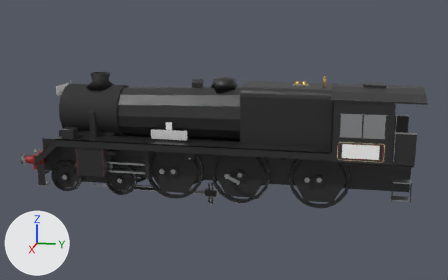
Renders of the glTF model public/models/engine_lod2.glb from each side of a commit.
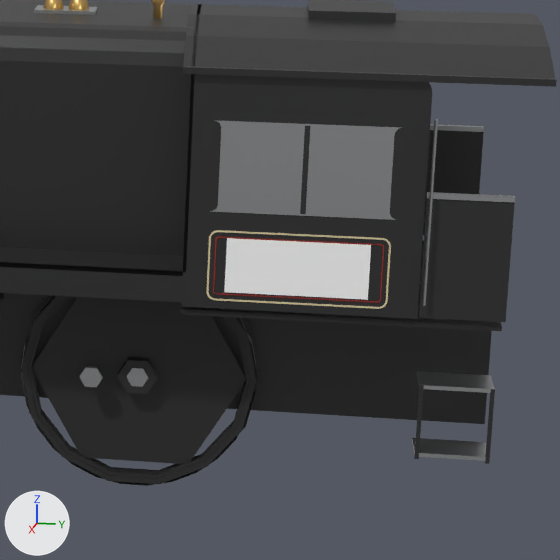
The first picture shows the older version from a 50 mm lens placed at (19.06, 4.24, 6.57), pointed at (-0.06, 0.41, 1.79). The close-ups show the older and then the newer version on the part from 63% to 96% of the width and 29% to 81% of the height of that picture. Only the edits that show in the close-ups are written down. Lighting does not change. The marker at lower left points along +X, +Y and +Z. Where no turn or scale is listed for an object, it has been applied to the vertices. Vertices at exactly the same position are counted once.

The first close-up shows 'cab_gate_L_paint_black', 'cab_gate_R_paint_black', 'engine_static_decal_cabnum', 'engine_static_lining', 'engine_static_lining_red', 'engine_static_paint_black', 'engine_static_smokebox', 'engine_static_steel', 'ws_trail_steel', 'ws_trail_wheel' and 3 more.
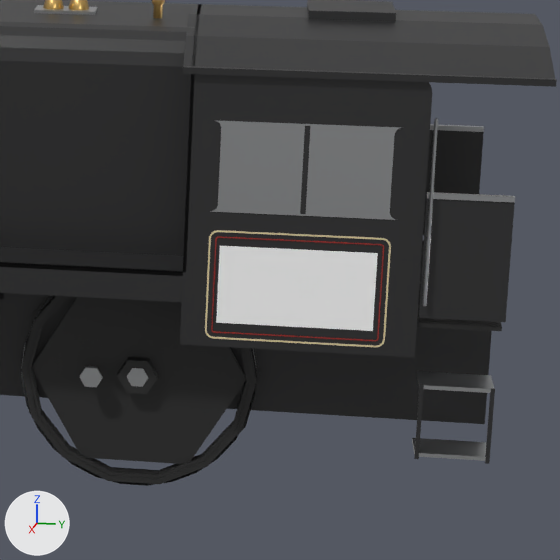
Where the newer file only moved an object's origin or applied its transform, the numbers keep the older frame.

Changed parts and their boxes (x1, y1, x2, y2) in the close-ups (560 x 560 px; the box of a moved part takes in the faces that stretch with it):
'engine_static_decal_cabnum', moved, rescaled: before (224, 238, 371, 300); after (216, 246, 378, 331)
'engine_static_lining', reshaped: before (207, 230, 391, 309); after (205, 230, 391, 348)
'engine_static_lining_red', reshaped: before (213, 236, 384, 303); after (211, 236, 384, 341)
part 1 of me_engine_static_paint_black, moved or reshaped: before (181, 74, 432, 319); after (180, 74, 432, 358)
part 2 of me_engine_static_lining, moved or reshaped: before (207, 290, 388, 309); after (205, 290, 388, 348)
part 3 of me_engine_static_lining_red, moved or reshaped: before (213, 261, 381, 303); after (211, 261, 381, 341)
'engine_static_smokebox', unchanged, covered by the edit: before (181, 240, 502, 331); after (417, 240, 502, 331)

What the commit changed:
me_engine_static_paint_black is used by ob_engine_static_paint_black; location (0.0, 0.43, 2.076).
me_engine_static_paint_black had 1330 vertices, 2376 faces and spanned x -1.41..1.41, y -6.01..6.01, z -1.77..1.77.
me_engine_static_paint_black now has 1350 vertices, 2394 faces and spans x -1.41..1.41, y -6.01..6.01, z -1.77..1.77.
me_engine_static_paint_black part 1: 4 vertices moved from x 1.28..1.31, y 3.43..5.16, z -0.45 to x 1.28..1.31, y 3.43..5.16, z -0.75.
Other edits to the shape of me_engine_static_paint_black do not show in these pictures.
me_engine_static_lining is used by ob_engine_static_lining; location (0.0, 4.705, 1.965).
me_engine_static_lining had 224 vertices, 448 faces and spanned x -1.32..1.32, y -0.66..0.66, z -0.27..0.27.
me_engine_static_lining now has 224 vertices, 448 faces and spans x -1.32..1.32, y -0.66..0.66, z -0.57..0.27.
me_engine_static_lining part 2: all 56 vertices in x 1.31..1.32, y -0.66..0.66, z -0.27..-0.2 are moved by (0.0, 0.0, -0.3).
Other edits to the shape of me_engine_static_lining do not show in these pictures.
me_engine_static_lining_red has 256 vertices, 496 faces and spans x -1.32..1.32, y -4.71..4.71, z -0.74..0.74.
me_engine_static_lining_red is used by ob_engine_static_lining_red; location (0.0, 0.612, 1.444).
me_engine_static_lining_red part 3: all 56 vertices in x 1.31..1.32, y 3.48..4.71, z 0.3..0.32 are moved by (0.0, 0.0, -0.3).
me_engine_static_decal_cabnum is used by ob_engine_static_decal_cabnum; location (0.0, 4.7, 1.97).
me_engine_static_decal_cabnum had 8 vertices, 4 faces and spanned x -1.32..1.32, y -0.53..0.53, z -0.21..0.21.
me_engine_static_decal_cabnum now has 8 vertices, 4 faces and spans x -1.32..1.32, y -0.58..0.58, z -0.3..0.3.
me_engine_static_decal_cabnum part 4: the whole mesh is scaled about its middle by (1, 1.1, 1.43).
Object 'engine_static_decal_cabnum' (ob_engine_static_decal_cabnum) moves from (0.0, 4.7, 1.97) to (0.0, 4.7, 1.82).
